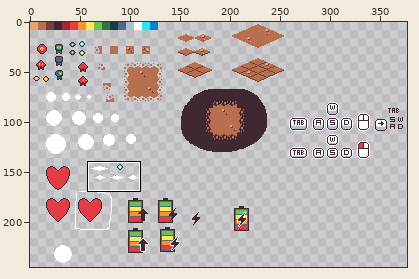
File history of a pixel-art file, assets/aseprite/sketch.ase. The picture above shows the old version from afar; the outline marks the close-up.
Close-up. Old version:
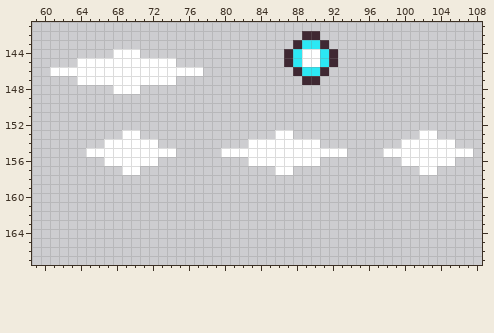
380x256 pixels, 1 frame. Shown: x 59..108, y 141..167. The wide view leaves out empty margins.
New version:
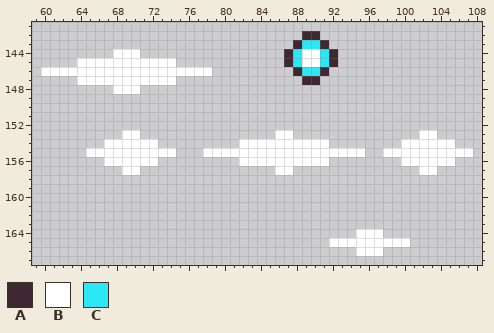
Palette (. is transparent): A #3f2832  B #ffffff  C #2ce8f4
From old to new:
@@ x 59..80 @@
 145 .....BBBBBBBBBBB......
-146 ..BBBBBBBBBBBBBBBBB...
+146 .BBBBBBBBBBBBBBBBBBB..
 147 .....BBBBBBBBBBB......
@@ x 76..97 @@
 153 ..........BB..........
-154 .......BBBBBBBB.......
-155 ....BBBBBBBBBBBBBB....
-156 .......BBBBBBBB.......
+154 ......BBBBBBBBBB......
+155 ..BBBBBBBBBBBBBBBBBB..
+156 ......BBBBBBBBBB......
 157 ..........BB..........
@@ x 90..102 @@
 163 .............
-164 .............
-165 .............
-166 .............
+164 .....BBB.....
+165 ..BBBBBBBBB..
+166 .....BBB.....
 167 .............
Pixel boxes of the changes (left, top, right, bottom) in both close-ups:
added: (41, 67, 50, 76)
added: (203, 67, 212, 76)
added: (203, 139, 248, 166)
added: (320, 139, 365, 166)
added: (329, 229, 410, 256)
